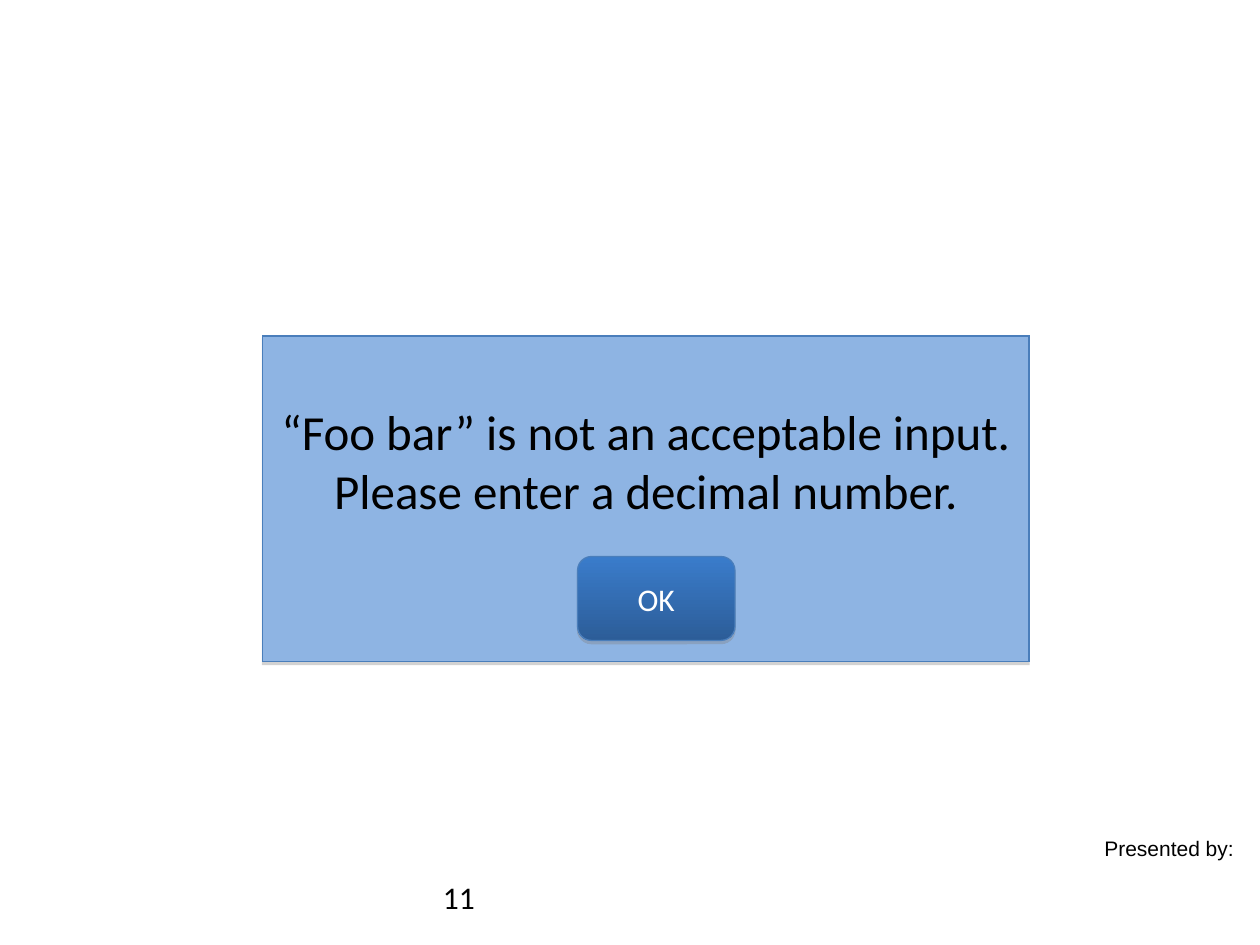
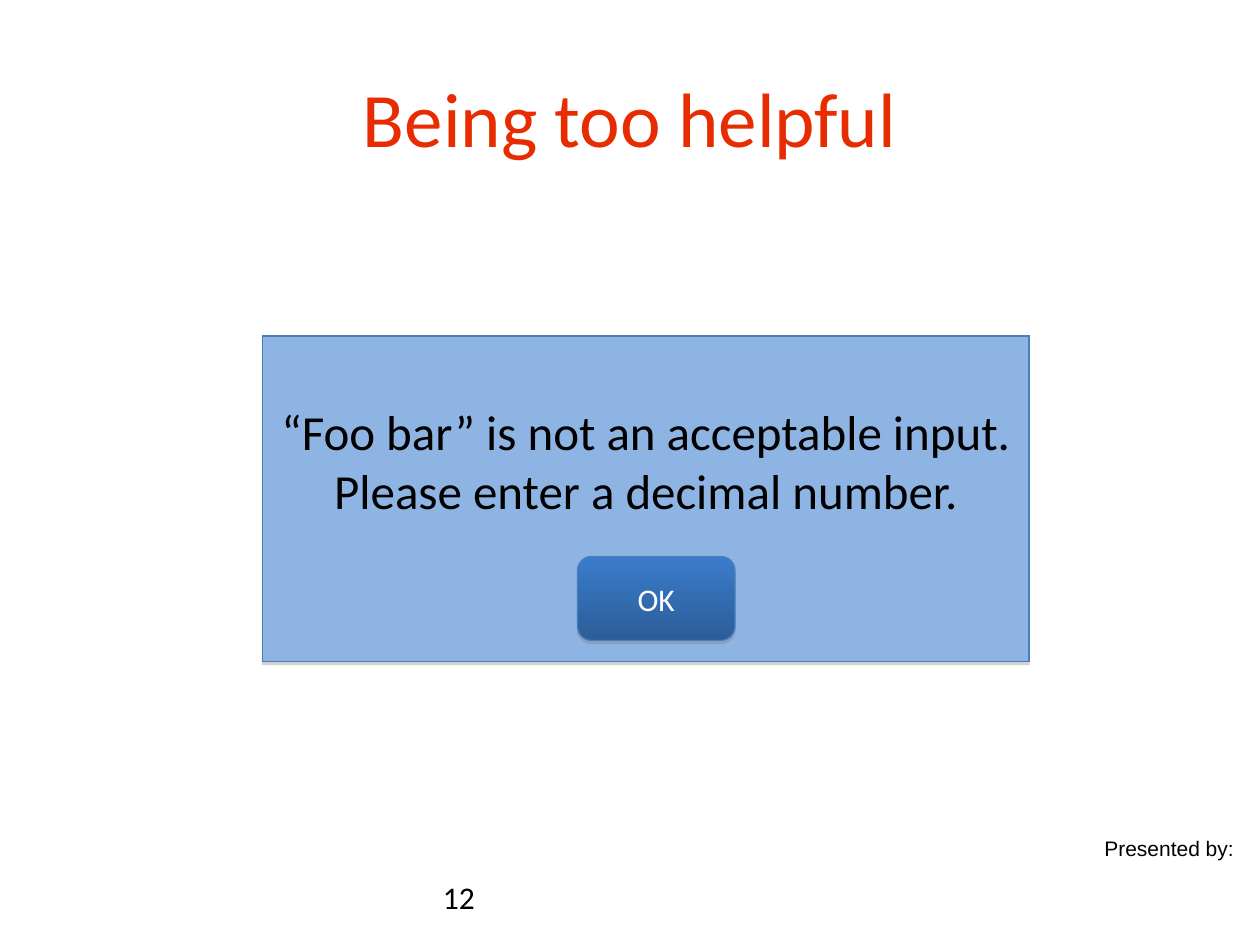
Before and after one commit to danielsomerfield/app-sec-presentation, a slide deck: slide 12 of AppSec Presentation Deck Day 4.ppt (slide 11 before the commit). Drawn at 1260x945 pixels with LibreOffice and Linux fonts; fonts in the diff are those of the drawing; background and template pictures are left out. Boxes give left, top, right and bottom in pixels: in the first picture for what was removed or moved away, otherwise in the second. Text is boxed around its words. In the diff, an @@ line names an element or a change of style, - is before the commit and + after.

```diff
--- a/AppSec Presentation Deck Day 4.ppt
+++ b/AppSec Presentation Deck Day 4.ppt
@@ title added at <box>363,93,896,161</box>, 44 pt, text #E62C00 @@
+Being too helpful
@@ page number at <box>443,888,475,909</box>: text changed @@
-11
+12
```
Also in this commit, not shown: 4 other slides changed, 1 slide added, 7 other files.
